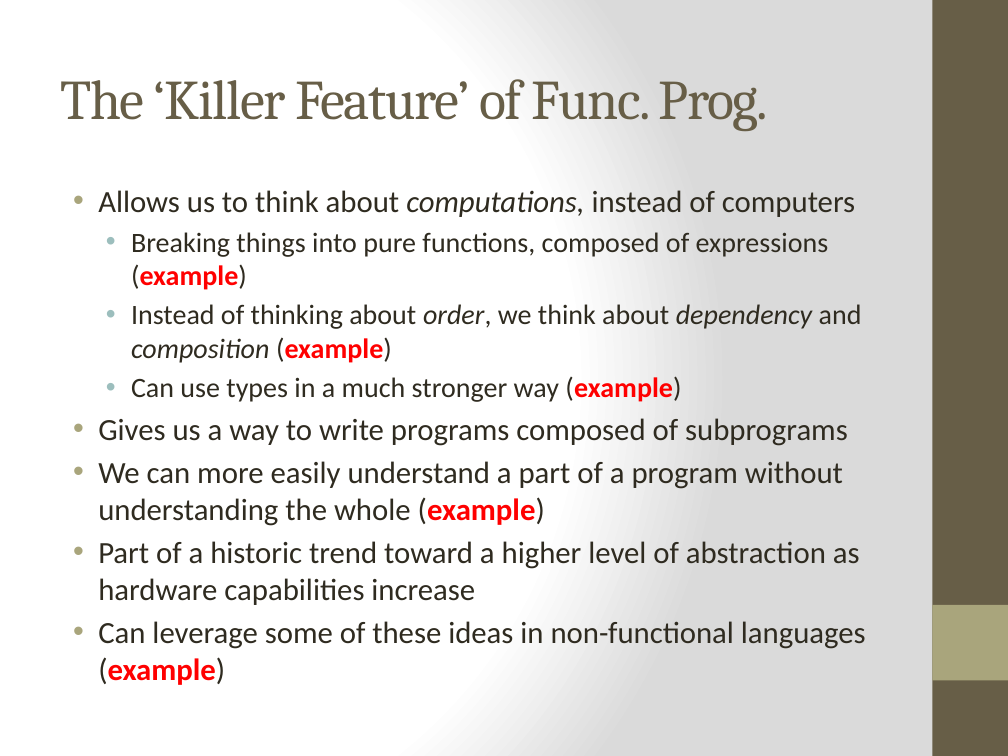
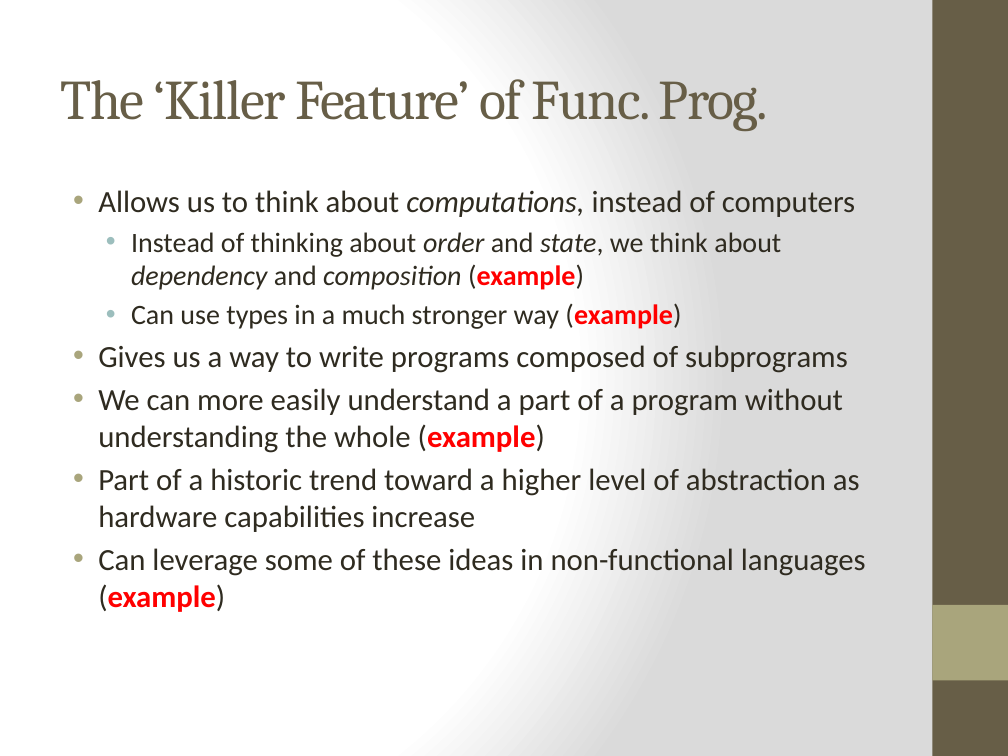
Before and after one commit to bjhartin/FoundationsOfFunctionalProgramming, a slide deck: slide 6 of FoundationsOfFunctionalProgramming.pptx. Drawn at 1008x756 pixels with LibreOffice and Linux fonts; fonts in the diff are those of the drawing. Boxes give left, top, right and bottom in pixels: in the first picture for what was removed or moved away, otherwise in the second. Text is boxed around its words. In the diff, an @@ line names an element or a change of style, - is before the commit and + after.

Commit message:
Brian: Partial Application examples.

```diff
--- a/FoundationsOfFunctionalProgramming.pptx
+++ b/FoundationsOfFunctionalProgramming.pptx
@@ text at [131, 232, 781, 290]: text changed @@
-  • Breaking things into pure functions, composed of expressions (example)
-  • Instead of thinking about order, we think about dependency and composition (example)
+  • Instead of thinking about order and state, we think about dependency and composition (example)
```
Also in this commit, not shown: 6 other slides changed, 2 slides added, 2 slides removed, 2 other files.
